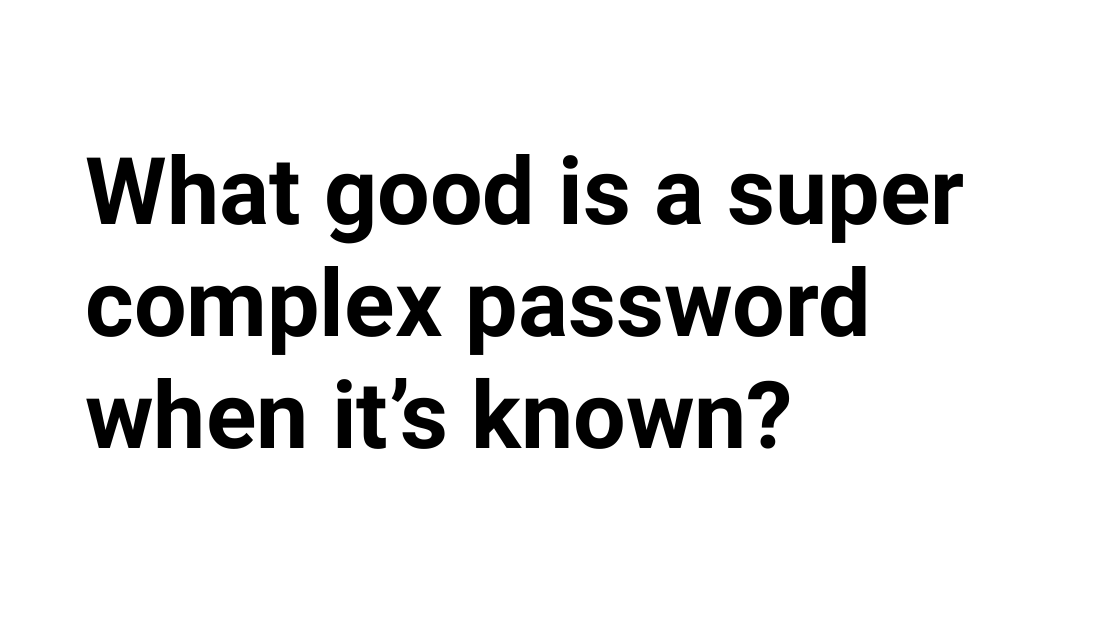
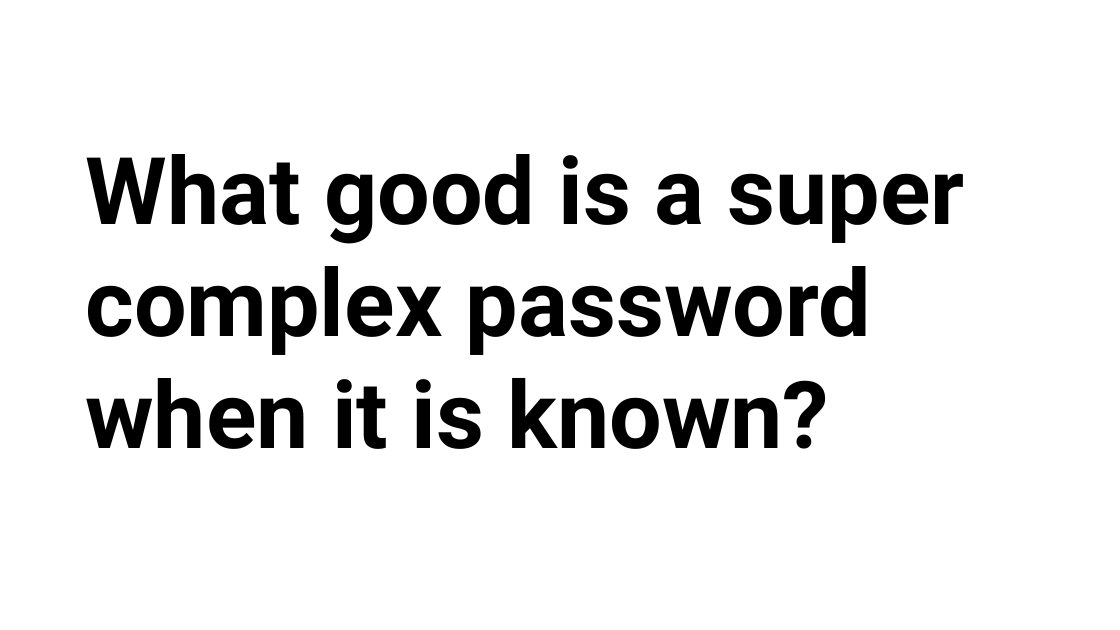
Before and after one commit to williamadba/Public-Presentations, a slide deck: slide 4 of Activ8 Lightning Night 2020/Personal Practical Cybersecurity.pptx (slide 5 before the commit). Drawn at 1120x630 pixels with LibreOffice and Linux fonts; fonts in the diff are those of the drawing. Boxes give left, top, right and bottom in pixels: in the first picture for what was removed or moved away, otherwise in the second. Text is boxed around its words. In the diff, an @@ line names an element or a change of style, - is before the commit and + after.

```diff
--- a/Activ8 Lightning Night 2020/Personal Practical Cybersecurity.pptx
+++ b/Activ8 Lightning Night 2020/Personal Practical Cybersecurity.pptx
@@ text at bbox=[85, 154, 965, 449]: text changed @@
-What good is a super complex password when it’s known?
+What good is a super complex password when it is known?
```
Also in this commit, not shown: 14 other slides changed, 1 slide removed.
